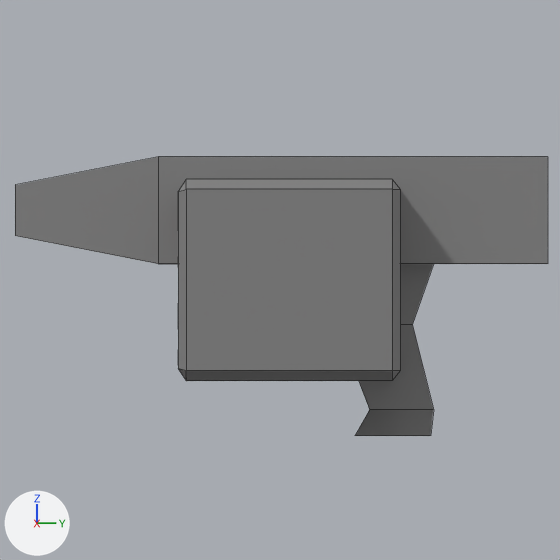
Two versions of the Blender file Res/Weapons.blend, one commit apart.
Rendered twice from the file's camera 'Camera'. The lights are fixed; the arrows at lower left show +X, +Y and +Z. Mesh edges are drawn as thin lines.

The scene before the commit, as lines of its bpy script (objects in view):
```python
mat_gray = principled_material('Gray')
mat_gray.base_color = (0.214, 0.214, 0.214)  # grey #7f7f7f
me_cube = bpy.data.meshes.new('Cube')
me_cube.from_pydata(...)  # 28 vertices, 26 faces; spans x -0.31..0.31, y -1.81..1.3, z -0.82..0.81
me_cube.materials.append(mat_gray)  # grey #7f7f7f
me_cube_001 = bpy.data.meshes.new('Cube.001')
me_cube_001.from_pydata(...)  # 322 vertices, 295 faces; spans x -0.82..0.82, y -0.82..0.82, z -0.59..0.59
# faces by material slot: [151, 144]
me_cube_001.materials.append(mat_gray)  # grey #7f7f7f
me_cube_001.materials.append(mat_orange)  # orange #e76924
me_cylinder = bpy.data.meshes.new('Cylinder')
me_cylinder.from_pydata(...)  # 49 vertices, 45 faces; spans x -1.79..1.79, y -3.27..2.44, z -1.79..1.79
# faces by material slot: [17, 28]
me_cylinder.materials.append(mat_gray)  # grey #7f7f7f
me_cylinder.materials.append(mat_orange)  # orange #e76924
me_cylinder_002 = bpy.data.meshes.new('Cylinder.002')
me_cylinder_002.from_pydata(...)  # 41 vertices, 41 faces; spans x -1.03..1.03, y -5.49..4.32, z -1.03..1.03
ob_beamrifle = bpy.data.objects.new('BeamRifle', me_cube)
ob_beamrifle.location = (0.0, 0.322, -0.107)
ob_beamrifle.scale = (1.22, 1.22, 1.22)
ob_missile = bpy.data.objects.new('Missile', me_cylinder)
ob_missile.location = (-0.6, 0.148, -0.35)
ob_missile.scale = (0.25, 0.25, 0.25)
ob_missile.hide_set(True)
ob_missilehole = bpy.data.objects.new('MissileHole', me_cylinder_002)
ob_missilehole.location = (-0.6, -0.339, 0.35)
ob_missilehole.scale = (0.25, 0.24, 0.25)
ob_missilehole.hide_set(True)
ob_missilepod = bpy.data.objects.new('MissilePod', me_cube_001)
ob_missilepod.location = (0.0, 0.067, 0.0)
ob_missilepod.scale = (1.22, 0.97, 1.22)
```
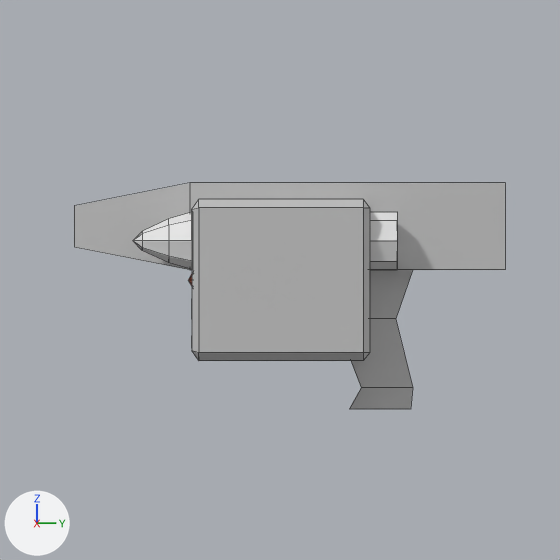
Where the newer file only moved an object's origin or applied its transform, the numbers keep the older frame.

Pixel boxes (x1, y1, x2, y2) of what changed, in the pictures (560 x 560 px):
'BeamRifle', recoloured, mesh rescaled (19% narrower, 19% shorter): before (15, 157, 548, 436); after (74, 183, 505, 409)
'MissilePod', recoloured, mesh rescaled (20% narrower, 20% shorter): before (178, 179, 400, 381); after (192, 199, 370, 361)
'MissileHole', shown: after (133, 212, 397, 270)
'Missile', now drawn: after (189, 274, 192, 286)

Diff of the bpy script that builds the scene:
```diff
--- a/Res/Weapons.blend.py
+++ b/Res/Weapons.blend.py
@@ mat_gray @@
 mat_gray = principled_material('Gray')
-mat_gray.base_color = (0.214, 0.214, 0.214)  # grey #7f7f7f
+mat_gray.base_color = (0.523, 0.523, 0.523)  # light grey #bfbfbf
@@ me_cube @@
 me_cube.from_pydata(...)  # 28 vertices, 26 faces; spans x -0.31..0.31, y -1.81..1.3, z -0.82..0.81
 # used by ob_beamrifle; location = (0.0, 0.322, -0.107); scale = (1.22, 1.22, 1.22)
+# me_cube part 1: the whole mesh is scaled about the mesh origin by 0.81
 me_cube.materials.append(mat_gray)
@@ me_cube_001 @@
 me_cube_001.from_pydata(...)  # 322 vertices, 295 faces; spans x -0.82..0.82, y -0.82..0.82, z -0.59..0.59
 # used by ob_missilepod; location = (0.0, 0.067, 0.0); scale = (1.22, 0.97, 1.22)
+# me_cube_001 part 2: the whole mesh is scaled about its middle by 0.8, then moved by (0.0, -0.06, 0.0)
 me_cube_001.materials.append(mat_gray)
@@ me_cylinder_002 @@
 me_cylinder_002.from_pydata(...)  # 41 vertices, 41 faces; spans x -1.03..1.03, y -5.49..4.32, z -1.03..1.03
 # used by ob_missilehole; location = (-0.6, -0.339, 0.35); scale = (0.25, 0.24, 0.25)
+# me_cylinder_002 part 3: the whole mesh is scaled about its middle by 0.801, then moved by (4.31, 1.55, -0.28)
@@ ob_missilehole @@
 ob_missilehole.scale = (0.25, 0.24, 0.25)
-ob_missilehole.hide_set(True)
```
